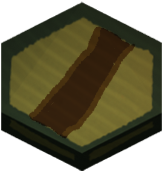
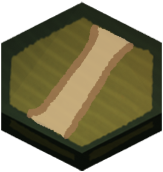
Comparing the layer stacks of the two 163x172 images. Changes:
pixels changed over [26, 24, 135, 140] (layer not identified)
